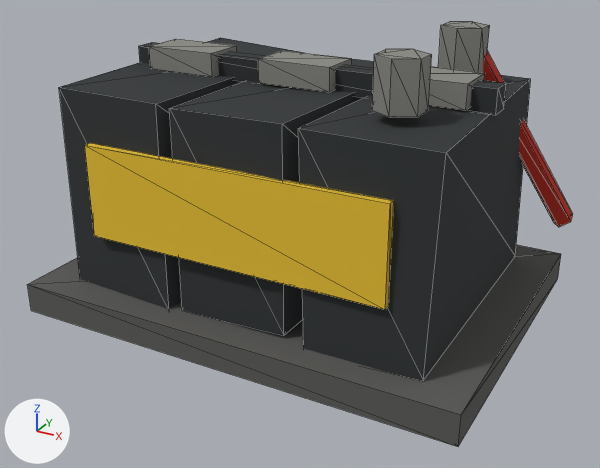
A saved change to the glTF model game/public/models/util_battery.glb.
The view is the same before and after, from a 50 mm lens placed at (0.494, -0.911, 0.546), pointed at (0.011, -0.033, 0.107). The axes (+X, +Y, +Z) are drawn at lower left. The lights are the same throughout. The first picture is the older version. Mesh edges are drawn as thin lines. Vertices at exactly the same position are counted once.

Objects in the first picture: 'util_battery'.
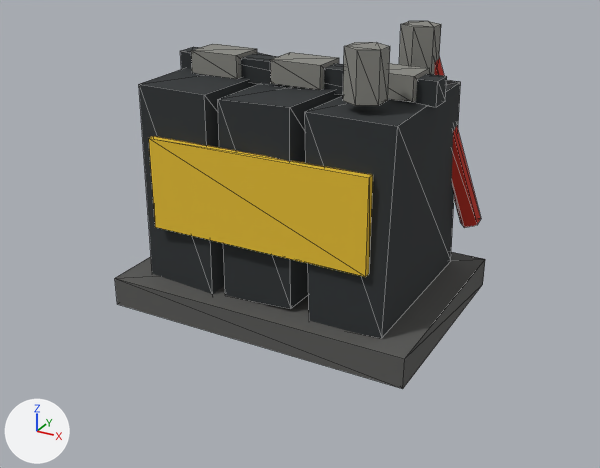
Diff of the bpy script that builds the scene:
```diff
--- a/game/public/models/util_battery.glb.py
+++ b/game/public/models/util_battery.glb.py
@@ me_cube @@
 # used by ob_util_battery; location = (0.0, 0.0, 0.0)
-me_cube.from_pydata(...)  # 114 vertices, 176 faces; spans x -0.31..0.312, y -0.22..0.22, z 0.0..0.37
+me_cube.from_pydata(...)  # 114 vertices, 176 faces; spans x -0.21..0.21, y -0.15..0.15, z 0.0..0.37
+# me_cube part 1: the loose piece of 8 vertices spanning x -0.3..0.3, y -0.22..0.22, z 0.0..0.04 is scaled about its middle by (0.7, 0.682, 1)
+# me_cube part 2: the loose piece of 8 vertices spanning x -0.25..0.25, y -0.015..0.015, z 0.295..0.325 is scaled about its middle by (0.72, 1, 1)
+# me_cube part 3: the loose piece of 8 vertices spanning x -0.22..-0.12, y -0.03..0.03, z 0.3..0.33 is scaled about the mesh origin by (0.7, 0.833, 1)
+# me_cube part 4: the loose piece of 8 vertices spanning x -0.05..0.05, y -0.03..0.03, z 0.3..0.33 is scaled about its middle by (0.7, 0.833, 1)
+# me_cube part 5: the loose piece of 8 vertices spanning x 0.12..0.22, y -0.03..0.03, z 0.3..0.33 is scaled about the mesh origin by (0.7, 0.833, 1)
+# me_cube part 6: the loose piece of 12 vertices spanning x 0.144..0.196, y -0.13..-0.07, z 0.31..0.37 is scaled about its middle by (0.833, 0.833, 1), then moved by (-0.05, 0.02, 0.0)
+# me_cube part 7: the loose piece of 12 vertices spanning x 0.144..0.196, y 0.07..0.13, z 0.31..0.37 is scaled about its middle by (0.833, 0.833, 1), then moved by (-0.05, -0.02, 0.0)
+# me_cube part 8: the loose piece of 8 vertices spanning x -0.2..0.2, y -0.19..-0.18, z 0.12..0.24 is scaled about its middle by (0.75, 1, 1), then moved by (0.0, 0.06, 0.0)
+# me_cube part 9: 34 of 114 vertices moved; they spanned x -0.25..0.312, y -0.185..0.214, z 0.034..0.368 and now span x -0.175..0.202, y -0.125..0.144, z 0.034..0.365; mean shift (-0.024, -0.013, 0.0); largest move (0.297, 0.187, 0.094) -> (0.186, 0.116, 0.096)
+# other edits to the shape of me_cube do not show in these pictures
 me_cube.materials.append(mat_metal)
```

Boxes [x1, y1, x2, y2] around the edits, measured in the pictures (600 x 468 px; the box of a moved part takes in the faces that stretch with it):
'util_battery', reshaped (32% narrower, 13% shorter)
    before: [27, 22, 573, 447]
    after: [115, 21, 485, 389]
part 1 of me_cube, moved or reshaped
    before: [27, 245, 561, 447]
    after: [115, 252, 485, 389]
part 2 of me_cube, moved or reshaped
    before: [139, 42, 506, 115]
    after: [180, 47, 447, 107]
part 3 of me_cube, moved or reshaped
    before: [149, 39, 237, 77]
    after: [191, 44, 257, 79]
part 4 of me_cube, moved or reshaped
    before: [258, 51, 352, 92]
    after: [270, 52, 339, 90]
part 5 of me_cube, moved or reshaped
    before: [429, 67, 485, 110]
    after: [388, 63, 430, 102]
part 6 of me_cube, moved or reshaped
    before: [372, 49, 432, 117]
    after: [343, 42, 390, 106]
part 7 of me_cube, moved or reshaped
    before: [438, 22, 490, 73]
    after: [399, 21, 441, 75]
part 8 of me_cube, moved or reshaped
    before: [85, 143, 394, 309]
    after: [149, 136, 373, 277]
part 9 of me_cube, moved or reshaped
    before: [59, 38, 573, 381]
    after: [139, 53, 481, 338]
